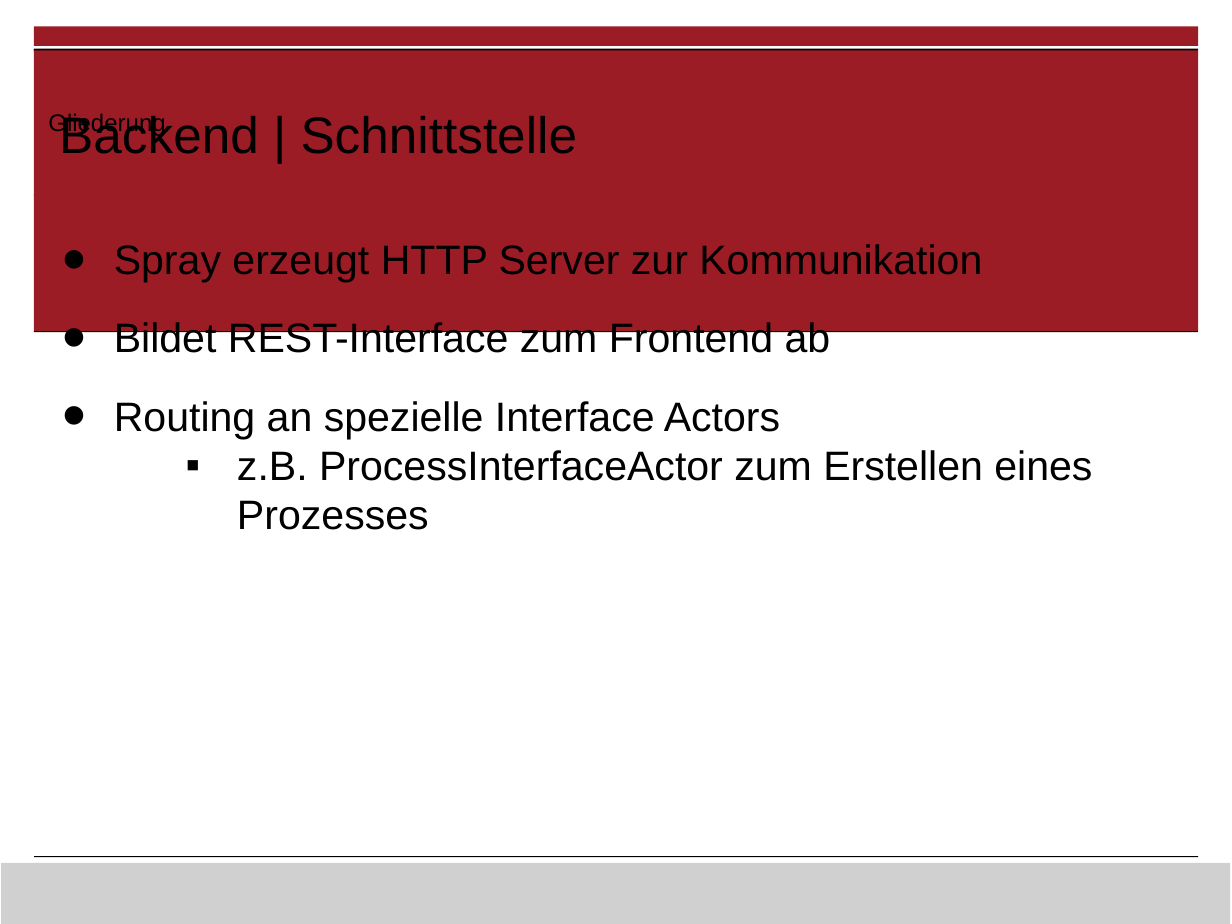
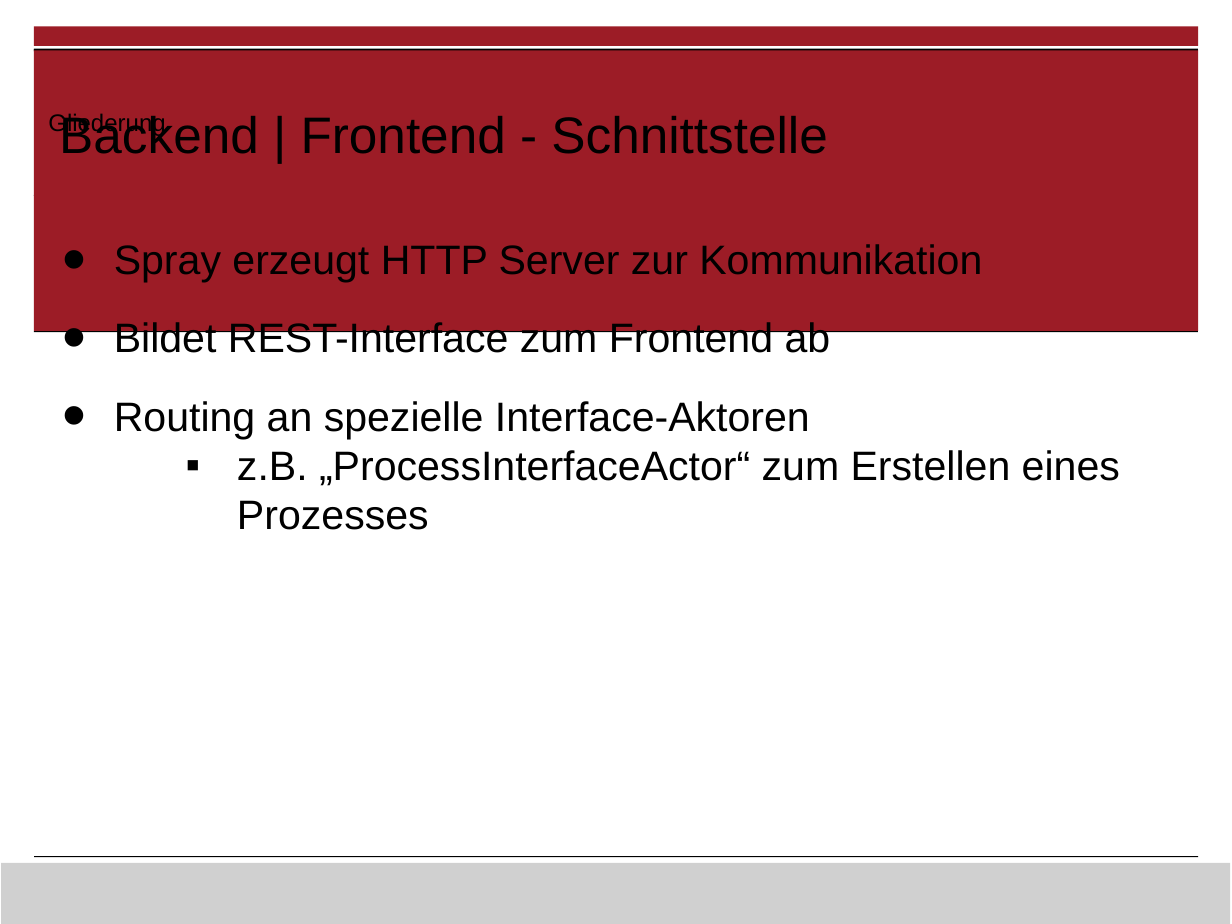
Before and after one commit to LittleCherry722/ServiceHost, a slide deck: slide 10 of Praesentationen/Abschlusspraesentation SS13/Backend.odp (slide 9 before the commit). Drawn at 1232x924 pixels with LibreOffice and Linux fonts; fonts in the diff are those of the drawing; grey boxes stand for pictures; background and template pictures are left out. Boxes give left, top, right and bottom in pixels: in the first picture for what was removed or moved away, otherwise in the second. Text is boxed around its words. In the diff, an @@ line names an element or a change of style, - is before the commit and + after.

Commit message:
Backend slides update

```diff
--- a/Praesentationen/Abschlusspraesentation SS13/Backend.odp
+++ b/Praesentationen/Abschlusspraesentation SS13/Backend.odp
@@ text at bbox=[59, 113, 827, 154]: text changed @@
-Backend | Schnittstelle
+Backend | Frontend - Schnittstelle
@@ text at bbox=[114, 401, 1120, 530]: text changed @@
-• Routing an spezielle Interface Actors
-    ▪ z.B. ProcessInterfaceActor zum Erstellen eines Prozesses
+• Routing an spezielle Interface-Aktoren
+    ▪ z.B. „ProcessInterfaceActor“ zum Erstellen eines Prozesses
```
Also in this commit, not shown: 6 other slides changed, 1 slide added.
